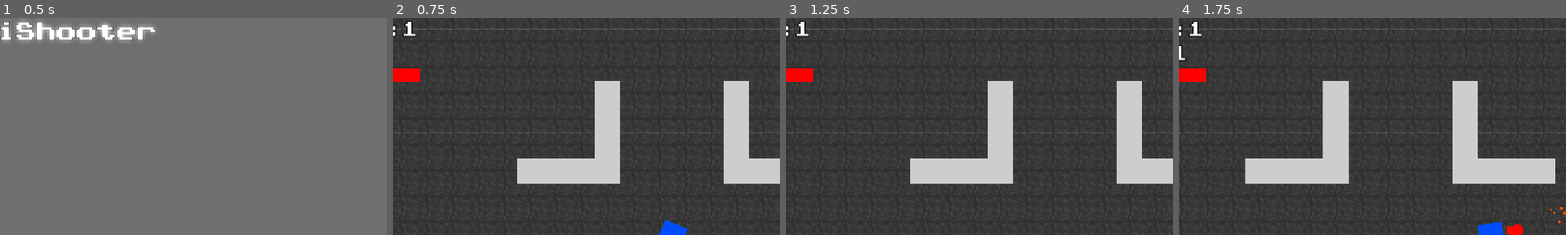
Above: before the commit, frames 1-4 (left to right).
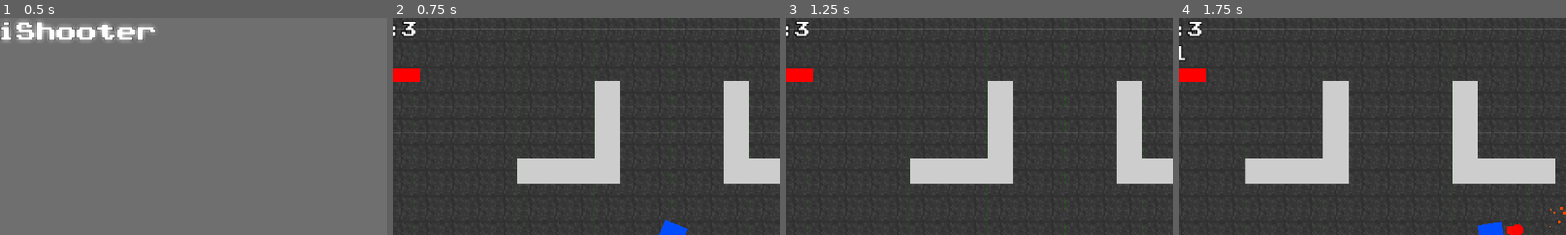
Above: after the commit, the same moments.

Repository: Kirottu/perttishooter
Game: Godot game, scene res://Scenes/MainMenu.tscn
The game is run twice, just before and just after one commit, with the same random seed, the same clock (stepped at 60 frames per second) and the same inputs.
Inputs (mouse positions are % of the whole screen's width and height, from its top left):
- Up to frame 1 (0.5 s): no input
- Up to frame 2 (0.75 s): click "Play" at 0.5 s
- Up to frame 3 (1.25 s): no input
- Up to frame 4 (1.75 s): tap Enter at 1.25 s; move the mouse to (72, 45) at 1.27 s; hold D (right) from 1.28 s (still down); hold Space (fire) from 1.28 s (still down)
The pictures show only the part of the screen within x 14-64%, y 0-50%; the shares and areas given below are measured in that part.

Frame 1 is identical in both runs. In frame 2, 0.2% of the frame differs, in the area x 2-7%, y 1-9%; in frame 3, 0.2%; in frame 4, 0.2%.

Commit message:
undid temp health setting

Diff:
--- a/Scripts/Settings.gd
+++ b/Scripts/Settings.gd
@@ -9,7 +9,7 @@
 var enemy_health = 4
 var tower_enemy_speed = 500
 var tower_enemy_health = 3
-var pertti_health = 1 #temp
+var pertti_health = 3
 var gameover = false
 var path_update_timer = 0.5
 var invinsibility = 1.5
